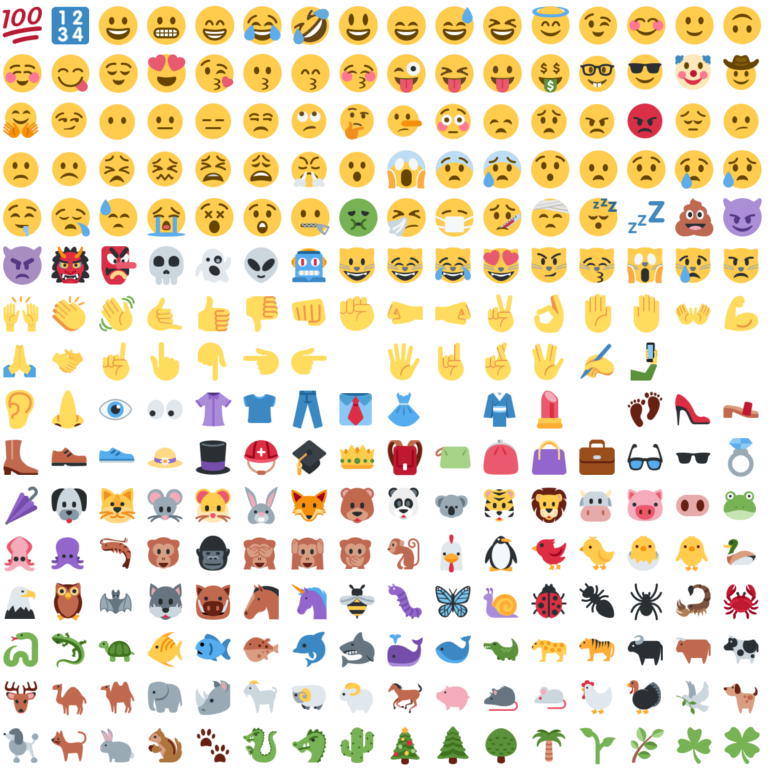
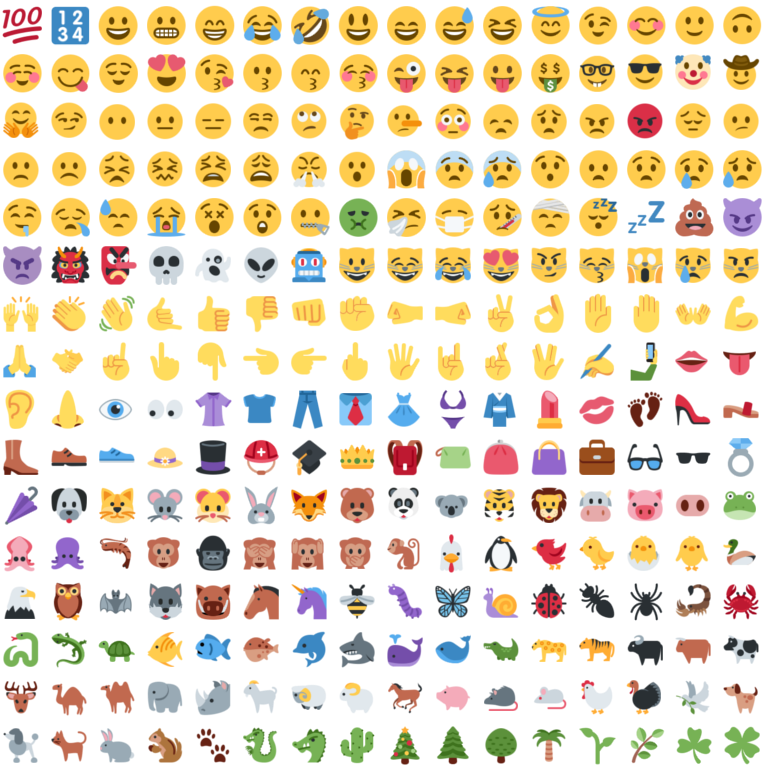
Layer changes from the first 768x768 image to the second:
renamed ":kiss: [Currently Hidden]" to ":kiss:", showed it over left=579, top=395, right=615, bottom=425
renamed ":bikini: [Currently Hidden]" to ":bikini:", showed it over left=439, top=389, right=467, bottom=429
renamed ":tongue: [Currently Hidden]" to ":tongue:", showed it over left=723, top=351, right=756, bottom=376
renamed ":lips: [Currently Hidden]" to ":lips:", showed it over left=675, top=350, right=708, bottom=373
renamed ":fu: [Currently Hidden]" to ":fu:", showed it over left=341, top=342, right=368, bottom=381
